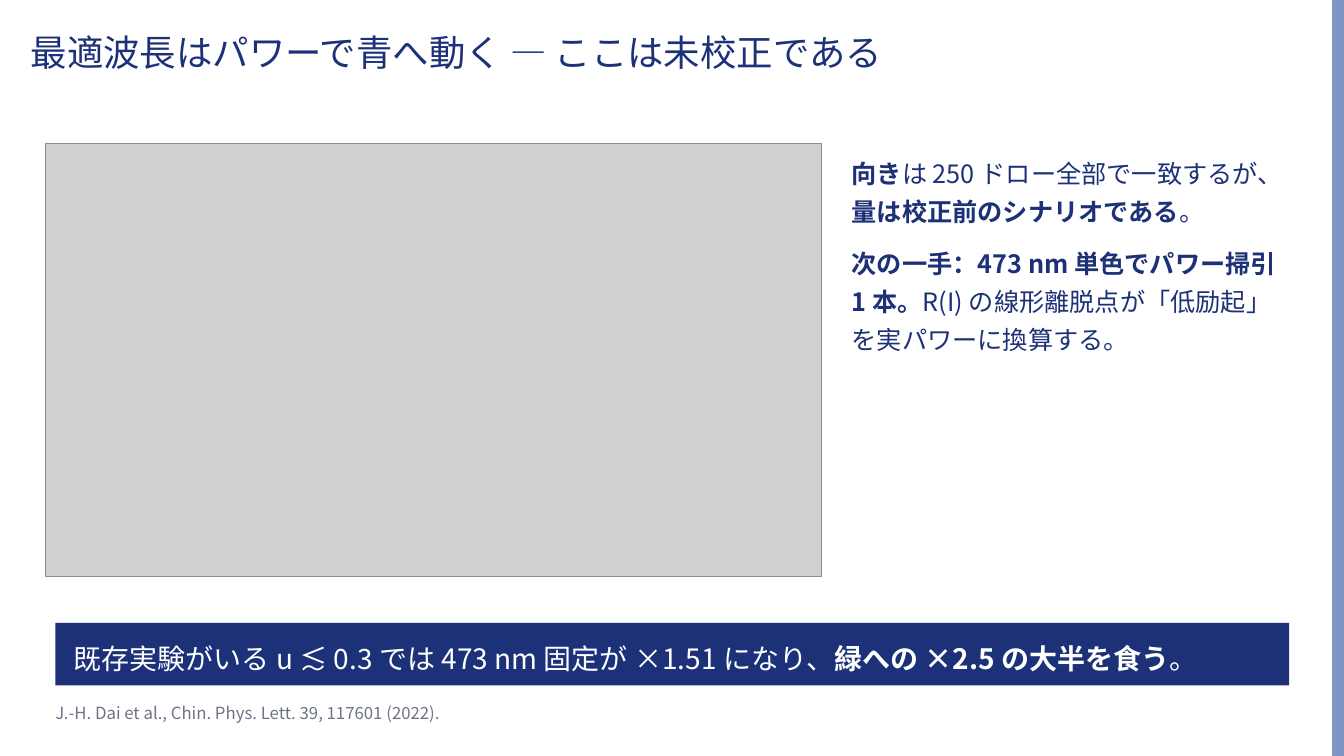
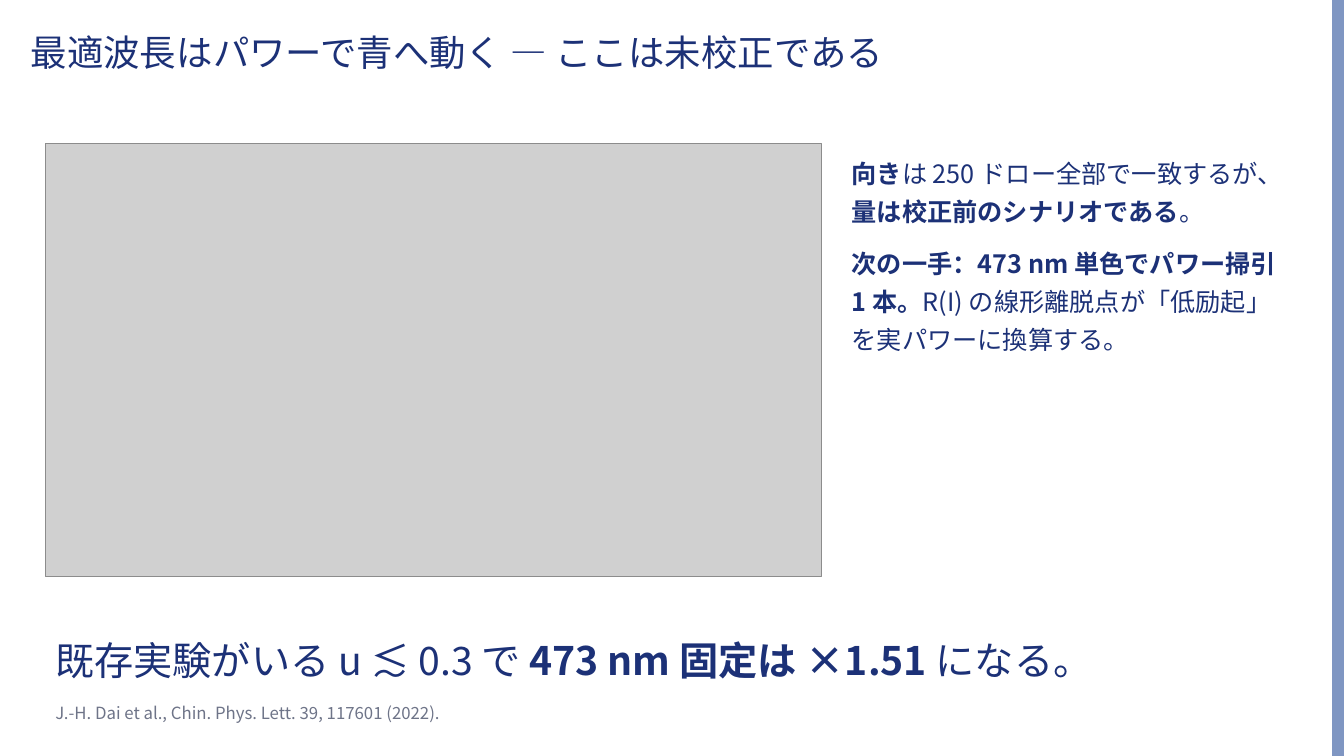
Before and after one commit to Risei412/ultra-high-pressure-ODMR, a slide deck: slide 8 of slides/odmr_473nm_talk.pptx. Drawn at 1344x756 pixels with LibreOffice and Linux fonts; fonts in the diff are those of the drawing; grey boxes stand for pictures; background and template pictures are left out. Boxes give left, top, right and bottom in pixels: in the first picture for what was removed or moved away, otherwise in the second. Text is boxed around its words. In the diff, an @@ line names an element or a change of style, - is before the commit and + after.

```diff
--- a/slides/odmr_473nm_talk.pptx
+++ b/slides/odmr_473nm_talk.pptx
@@ text "既存実験がいる u ≲ 0.3 で ...": place and size @@
-text "既存実験がいる u ≲ 0.3 で ..." at bbox=[55, 623, 1290, 686]
+text "既存実験がいる u ≲ 0.3 で ..." at bbox=[55, 641, 1093, 679]
@@ text "既存実験がいる u ≲ 0.3 で ..." at bbox=[55, 641, 1093, 679]: fill #1C3177 to none @@
@@ text at bbox=[55, 641, 1093, 679]: text changed; size 20 to 28 pt; text colour #FFFFFF to #1C3177 @@
-既存実験がいる u ≲ 0.3 では 473 nm 固定が ×1.51 になり、緑への ×2.5 の大半を食う。
+既存実験がいる u ≲ 0.3 で 473 nm 固定は ×1.51 になる。
```
Also in this commit, not shown: 4 other slides changed, 2 other files.
